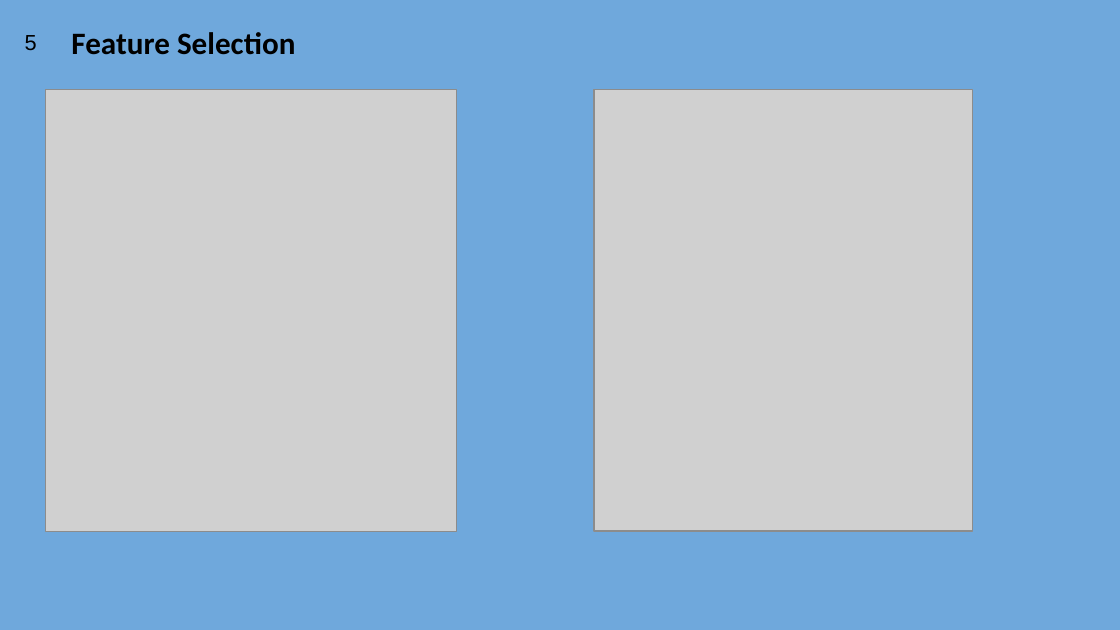
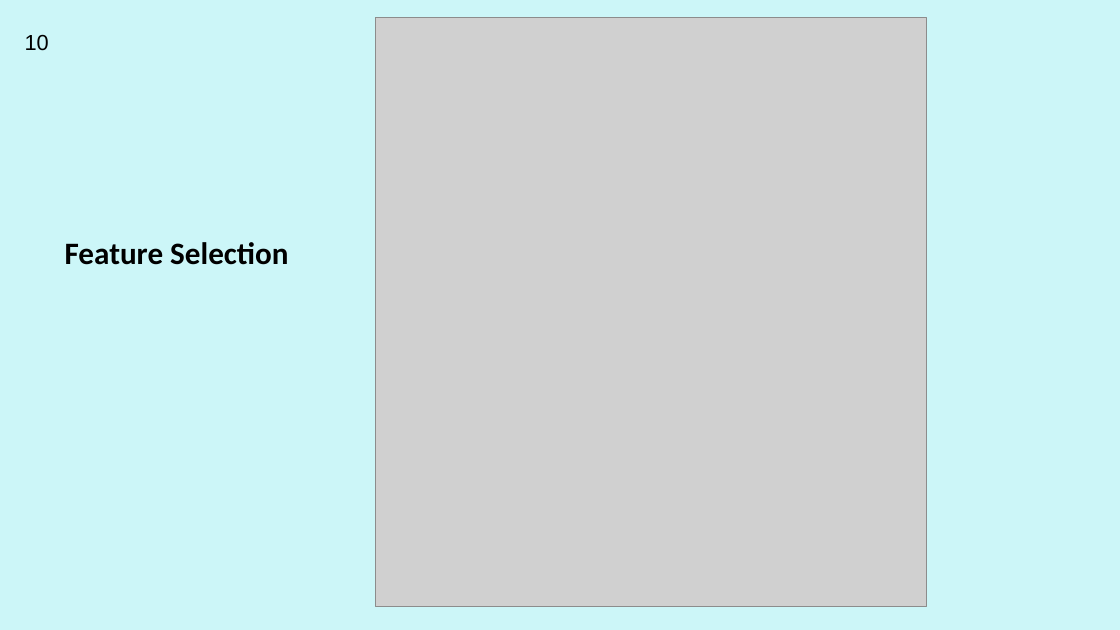
Before and after one commit to bugseerdogan/CSE4095S17_Group3, a slide deck: slide 10 of CSE4095S17_Group3.pptx (slide 5 before the commit). Drawn at 1120x630 pixels with LibreOffice and Linux fonts; fonts in the diff are those of the drawing; grey boxes stand for pictures. Boxes give left, top, right and bottom in pixels: in the first picture for what was removed or moved away, otherwise in the second. Text is boxed around its words. In the diff, an @@ line names an element or a change of style, - is before the commit and + after.

```diff
--- a/CSE4095S17_Group3.pptx
+++ b/CSE4095S17_Group3.pptx
@@ background #6FA8DC to #CCF6F8 @@
@@ picture added at (x1=375, y1=18, x2=926, y2=607) @@
@@ page number at (x1=25, y1=34, x2=49, y2=51): text changed @@
-5
+10
@@ picture removed at (x1=45, y1=90, x2=457, y2=531) @@
@@ picture removed at (x1=594, y1=90, x2=972, y2=532) @@
@@ text "Feature Selection" moved from (x1=71, y1=32, x2=295, y2=55) to (x1=65, y1=242, x2=288, y2=265) @@
```
Also in this commit, not shown: 7 other slides changed, 12 slides added, 3 slides removed.
